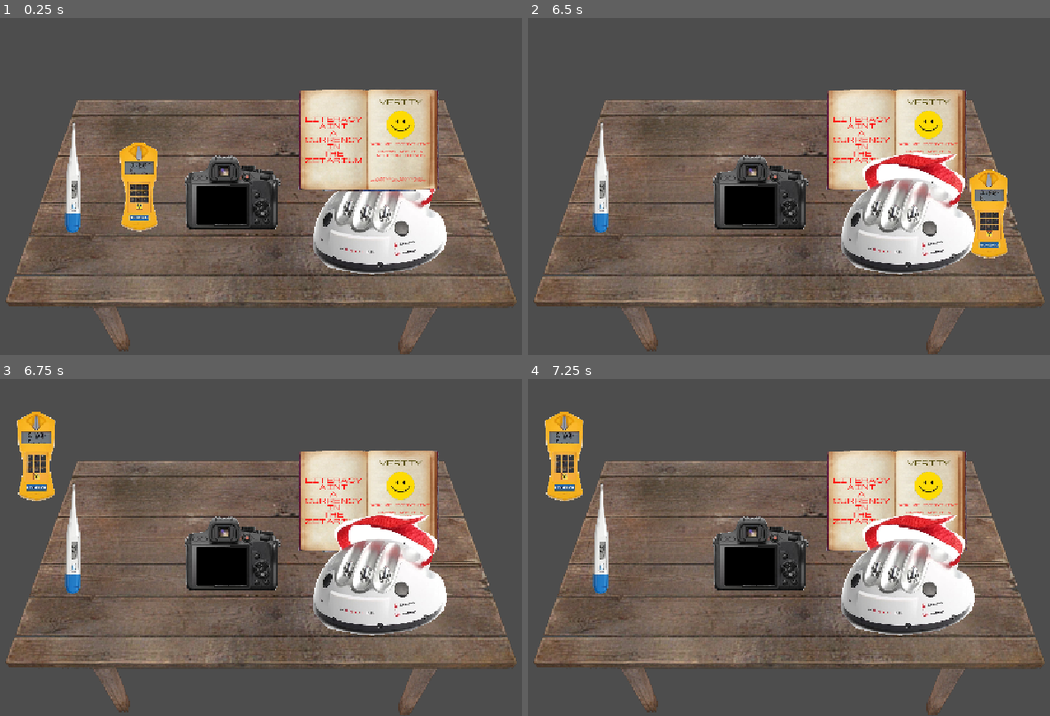
Above: before the commit, frames 1-4 (two rows, left to right).
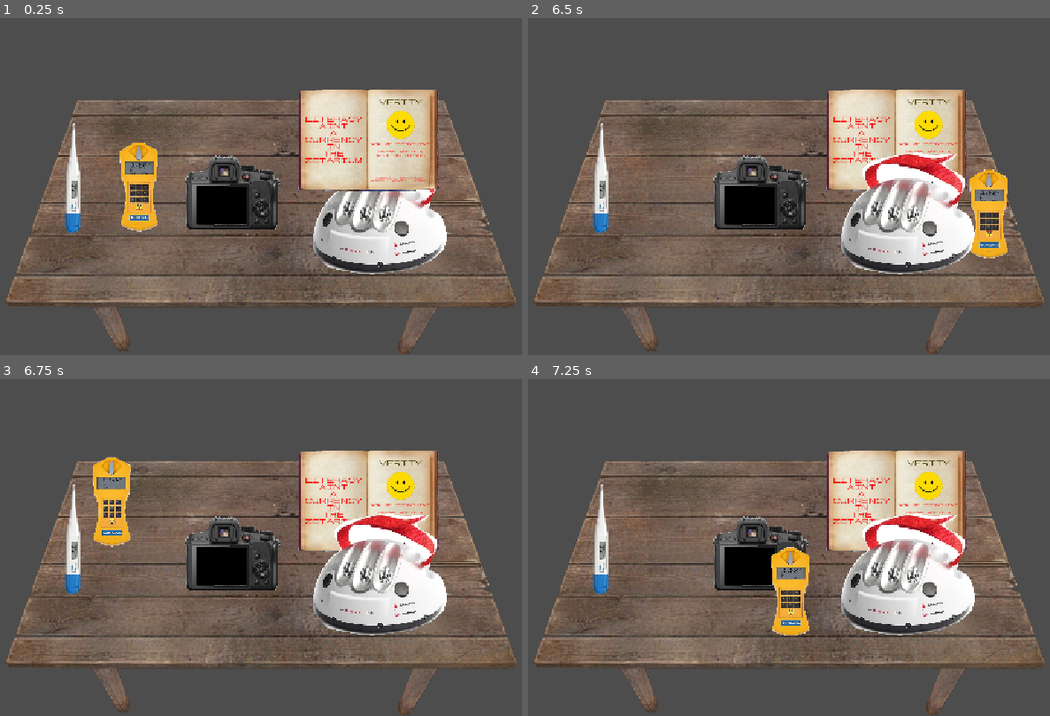
Above: after the commit, the same moments.

Repository: Birdyness/Hands-On-Z-P-
Game: Godot game, scene res://Scenes/workspace.tscn
The game is run twice, just before and just after one commit, with the same random seed, the same clock (stepped at 60 frames per second) and the same inputs.
Inputs (mouse positions are in pixels of both pictures, inside the frame that each line leads up to):
- Up to frame 1 (0.25 s): no input
- Up to frame 2 (6.5 s): click (909, 213) at 0.52 s; click (762, 193) at 1.27 s; click (668, 189) at 2.02 s; tap Enter at 2.75, 4.25, 5.75 s; move the mouse to (935, 135) at 2.77 s; tap E every 0.75 s from 2.85 to 5.85 s; tap Space at 3.5, 5 s; move the mouse to (637, 176) at 3.52 s; move the mouse to (846, 68) at 4.27 s; move the mouse to (742, 237) at 5.02 s; move the mouse to (987, 216) at 5.77 s
- Up to frame 3 (6.75 s): tap Space at 6.5 s; move the mouse to (36, 456) at 6.52 s; tap E at 6.6 s
- Up to frame 4 (7.25 s): no input

Frames 1-2 are identical in both runs. In frame 3, 3.1% of the frame differs, in the area x 3-26%, y 9-50%; in frame 4, 3.0%.

Commit message:
did it

Diff:
--- a/Scripts/Base Scripts or smth/tools.gd
+++ b/Scripts/Base Scripts or smth/tools.gd
@@ -3,6 +3,7 @@
 var touching = false
 var off = Vector2(0,0)
 var on_table = true
+signal untouch
 
 @onready var table = $"../Table"
 
@@ -11,7 +12,7 @@
 	$Button.button_down.connect(_on_button_button_down)
 	$Button.button_up.connect(_on_button_button_up)
 	table.object_fell.connect(get_over_here)
-
+	untouch.connect(table.chains)
 # Called every frame. 'delta' is the elapsed time since the previous frame.
 func _process(delta: float):
 	if touching:
@@ -24,6 +25,7 @@
 
 func _on_button_button_up():
 	touching = false
+	untouch.emit(self)
 
 func _on_table():
 	on_table = true
@@ -32,5 +34,5 @@
 	on_table = false
 
 func get_over_here():
-	if on_table == false and touching == false:
-		create_tween().tween_property(self, "position", Vector2(597.0, 446.0), 1)
+	if on_table == false:
+		create_tween().tween_property(self, "position", Vector2(597.0, 446.0), 0.5)
--- a/Scripts/Node Scripts/table.gd
+++ b/Scripts/Node Scripts/table.gd
@@ -9,12 +9,14 @@
 func _process(delta: float) -> void:
 	pass
 
-
-func item_back(object: Area2D):
+func item_back(object: toolBasic):
 	if object is toolBasic:
 		object._on_table()
 
-func item_left(object: Area2D):
+func item_left(object: toolBasic):
 	if object is toolBasic:
 		object._off_table()
-		object_fell.emit()
+
+func chains(object: toolBasic):
+		if object.on_table == false:
+			object.get_over_here()
